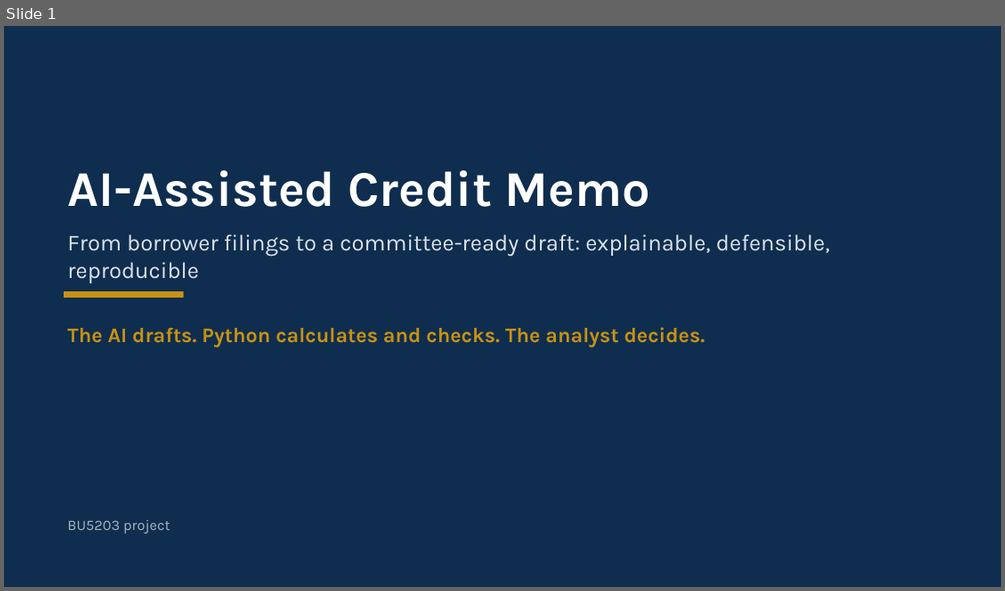
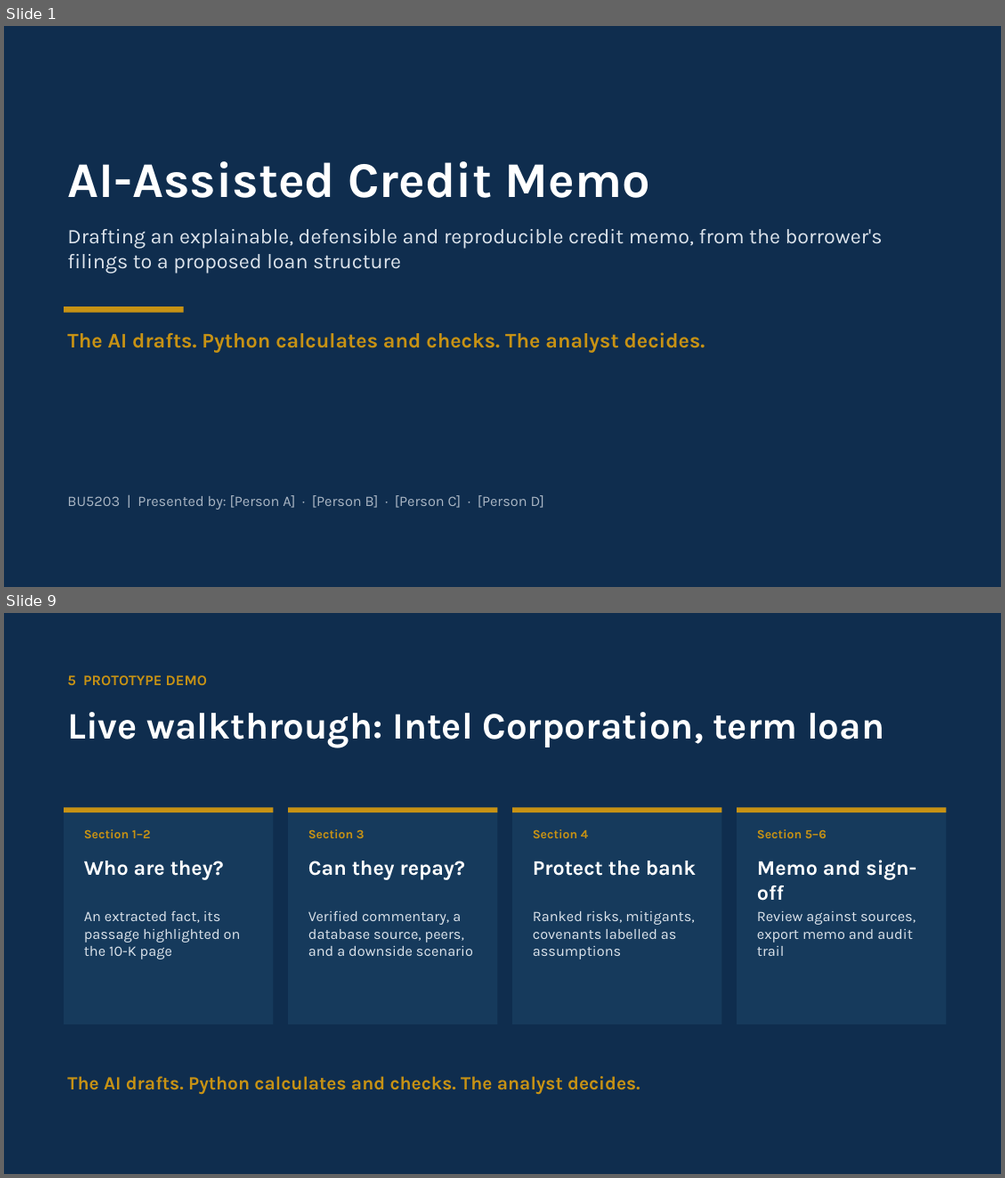
Before and after one commit to victor-CpUlU/BU5203, a slide deck: Credit_Memo_AI_Presentation.pptx. Shown one above the other, each under a label of ours: slide 1 before the commit, slides 1 and 9 after it; the slides between them are not shown. The pictures are 1005x591 and 1005x1178 pixels, drawn with LibreOffice and Linux fonts; fonts in the diff are those of the drawing. Boxes give left, top, right and bottom in pixels: in the first picture for what was removed or moved away, otherwise in the second. Text is boxed around its words. In the diff, an @@ line names an element or a change of style, - is before the commit and + after.

```diff
--- a/Credit_Memo_AI_Presentation.pptx
+++ b/Credit_Memo_AI_Presentation.pptx
@@ slide 9 added at (4, 613, 1001, 1174), background #FFFFFF @@
@@ rectangle added at (4, 613, 1001, 1174), fill #0F2D4E @@
@@ text added at (67, 675, 207, 685), 14 pt, text #C79214, bold @@
+5 PROTOTYPE DEMO
@@ text added at (67, 712, 884, 748), 36 pt, text #FFFFFF, bold @@
+Live walkthrough: Intel Corporation, term loan
@@ rectangle added at (64, 807, 273, 1024), fill #163A5C @@
@@ rectangle added at (64, 807, 273, 812), fill #C79214 @@
@@ rectangle added at (288, 807, 498, 1024), fill #163A5C @@
@@ rectangle added at (288, 807, 498, 812), fill #C79214 @@
@@ rectangle added at (512, 807, 722, 1024), fill #163A5C @@
@@ rectangle added at (512, 807, 722, 812), fill #C79214 @@
@@ rectangle added at (736, 807, 947, 1024), fill #163A5C @@
@@ rectangle added at (736, 807, 947, 812), fill #C79214 @@
@@ text added at (84, 829, 151, 838), 12 pt, text #C79214, bold @@
+Section 1–2
@@ text added at (308, 829, 364, 838), 12 pt, text #C79214, bold @@
+Section 3
@@ text added at (533, 829, 588, 838), 12 pt, text #C79214, bold @@
+Section 4
@@ text added at (757, 829, 826, 838), 12 pt, text #C79214, bold @@
+Section 5–6
@@ text added at (84, 860, 224, 880), 20 pt, text #FFFFFF, bold @@
+Who are they?
@@ text added at (308, 860, 465, 880), 20 pt, text #FFFFFF, bold @@
+Can they repay?
@@ text added at (533, 860, 696, 876), 20 pt, text #FFFFFF, bold @@
+Protect the bank
@@ text added at (757, 860, 916, 900), 20 pt, text #FFFFFF, bold @@
+Memo and sign-off
@@ text added at (84, 910, 241, 959), 14 pt, text #DDE4EC @@
+An extracted fact, its passage highlighted on the 10-K page
@@ text added at (308, 910, 473, 956), 14 pt, text #DDE4EC @@
+Verified commentary, a database source, peers, and a downside scenario
@@ text added at (533, 911, 695, 959), 14 pt, text #DDE4EC @@
+Ranked risks, mitigants, covenants labelled as assumptions
@@ text added at (757, 911, 915, 956), 14 pt, text #DDE4EC @@
+Review against sources, export memo and audit trail
@@ text added at (67, 1076, 640, 1094), 18 pt, text #C79214, bold @@
+The AI drafts. Python calculates and checks. The analyst decides.
@@ slide 1 changed as well @@
@@ text "AI-Assisted Credit Memo": place and size @@
-text "AI-Assisted Credit Memo" at (67, 170, 649, 207)
+text "AI-Assisted Credit Memo" at (67, 161, 649, 198)
@@ text at (67, 229, 882, 273): text changed; size 22 to 20 pt @@
-From borrower filings to a committee-ready draft: explainable, defensible, reproducible
+Drafting an explainable, defensible and reproducible credit memo, from the borrower's filings to a proposed loan structure
@@ rectangle: place and size @@
-rectangle at (64, 291, 184, 297)
+rectangle at (64, 306, 184, 313)
@@ text "The AI drafts. Python calculates ...": place and size @@
-text "The AI drafts. Python calculates ..." at (67, 327, 705, 346)
+text "The AI drafts. Python calculates ..." at (67, 332, 705, 353)
@@ text at (67, 495, 544, 509): text changed @@
-BU5203 project
+BU5203 | Presented by: [Person A] · [Person B] · [Person C] · [Person D]
```
Also in this commit, not shown: 11 other slides added, 8 slides removed, 3 other files.
